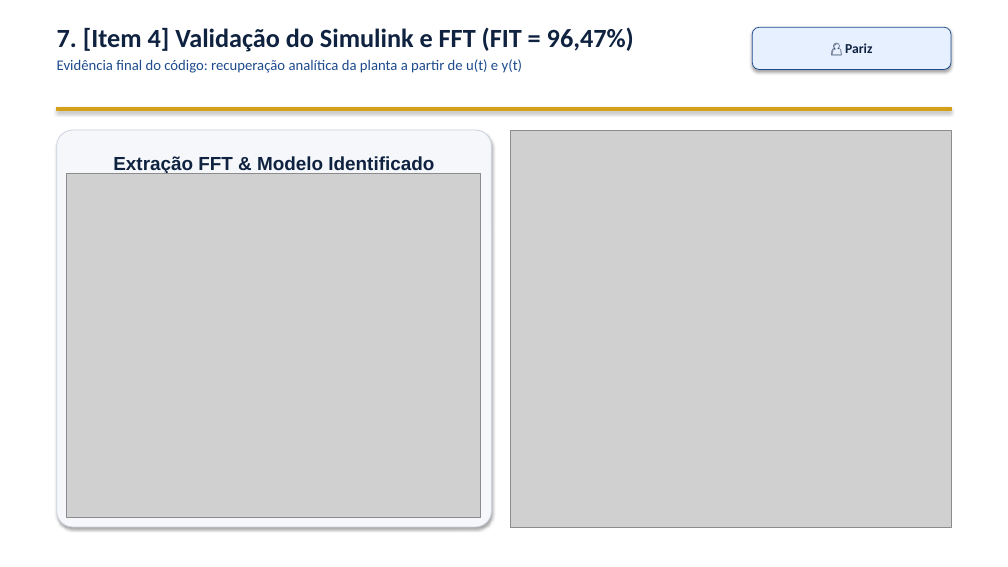
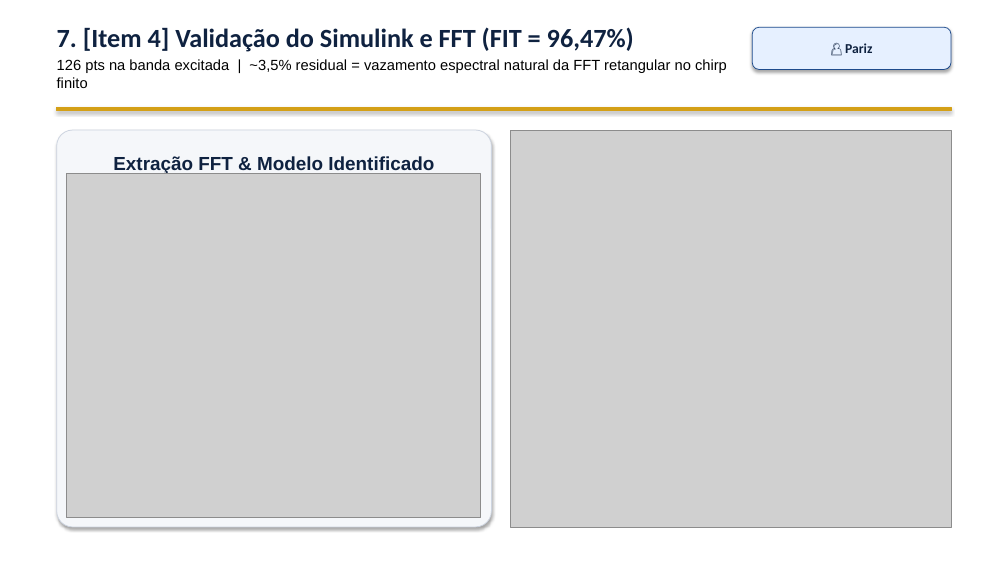
Before and after one commit to VPariz/masd-identificacao-n2cacgo, a slide deck: slide 8 of apresentacao/apresentacao_MASD_N2CACGO_IME.pptx. Drawn at 1008x567 pixels with LibreOffice and Linux fonts; fonts in the diff are those of the drawing; grey boxes stand for pictures. Boxes give left, top, right and bottom in pixels: in the first picture for what was removed or moved away, otherwise in the second. Text is boxed around its words. In the diff, an @@ line names an element or a change of style, - is before the commit and + after.

```diff
--- a/apresentacao/apresentacao_MASD_N2CACGO_IME.pptx
+++ b/apresentacao/apresentacao_MASD_N2CACGO_IME.pptx
@@ text at (57,59,727,88): text changed; font Calibri to Arial; text colour #1E4B8C to #000000 @@
-Evidência final do código: recuperação analítica da planta a partir de u(t) e y(t)
+126 pts na banda excitada | ~3,5% residual = vazamento espectral natural da FFT retangular no chirp finito
```
Also in this commit, not shown: 4 other slides changed, 1 other file.
